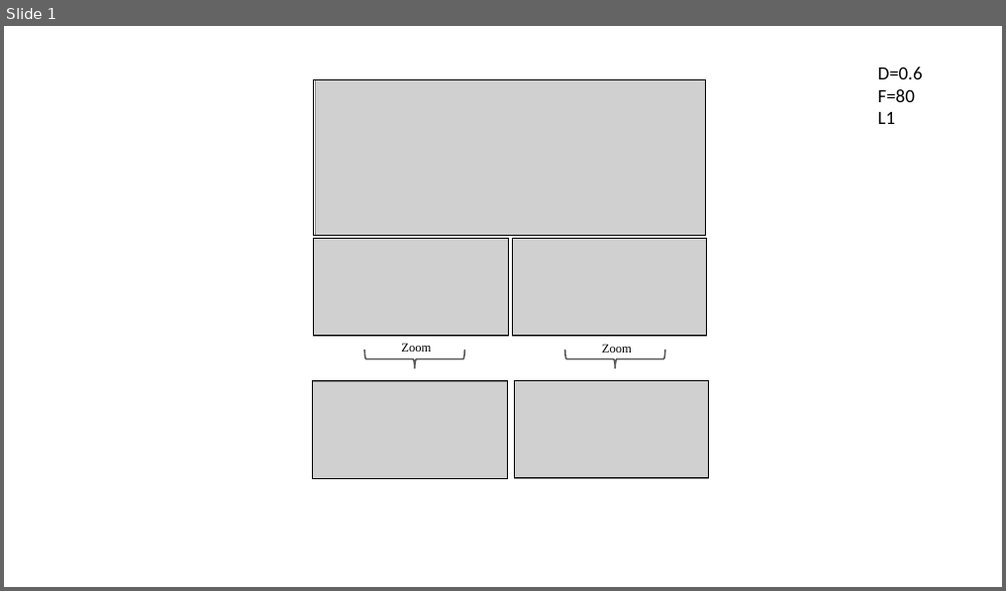
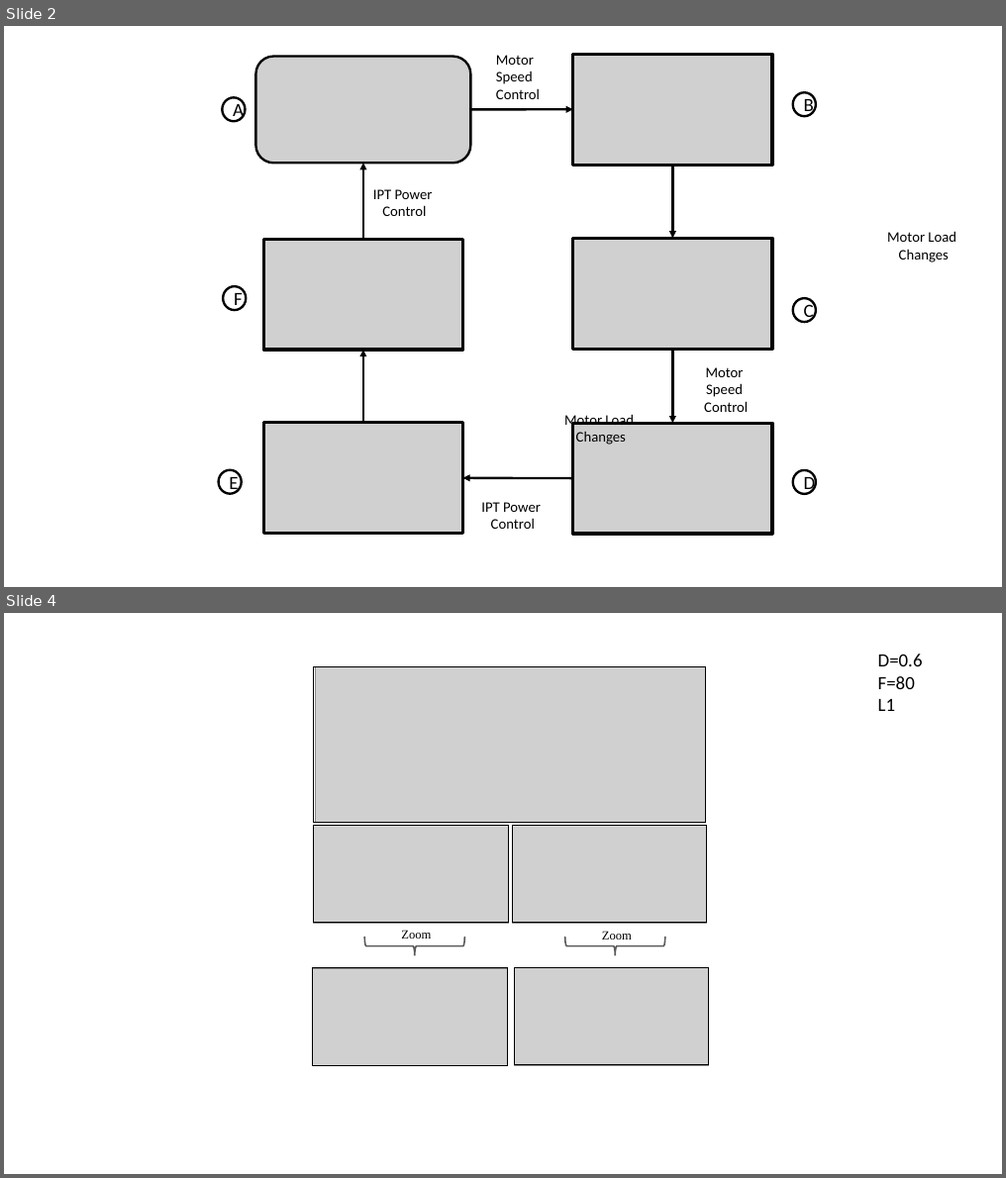
Before and after one commit to EnesAyaz/WPTMotor, a slide deck: Test-Result/2021.02.25/figure_creator2.pptx. Shown one above the other, each under a label of ours: slide 1 before the commit, slides 2 and 4 after it; the slides between them are not shown. The pictures are 1006x591 and 1006x1178 pixels, drawn with LibreOffice and Linux fonts; fonts in the diff are those of the drawing; grey boxes stand for pictures. Boxes give left, top, right and bottom in pixels: in the first picture for what was removed or moved away, otherwise in the second. Text is boxed around its words. In the diff, an @@ line names an element or a change of style, - is before the commit and + after.

```diff
--- a/Test-Result/2021.02.25/figure_creator2.pptx
+++ b/Test-Result/2021.02.25/figure_creator2.pptx
@@ slide 2 added at [4, 26, 1002, 587], background #FFFFFF @@
@@ text added at [496, 55, 540, 99], 14 pt, text #000000 @@
+Motor
+Speed
+Control
@@ picture added at [573, 54, 772, 165] @@
@@ picture added at [256, 56, 471, 163] @@
@@ ellipse added at [222, 98, 245, 122], outline #000000 2.25 pt, 18 pt, text #000000 @@
+A
@@ arrow added from (471, 110) to (573, 109), #000000 2.25 pt @@
@@ ellipse added at [793, 92, 816, 116], outline #000000 2.25 pt, 18 pt, text #000000 @@
+B
@@ arrow added from (363, 240) to (363, 163), #000000 2.25 pt @@
@@ arrow added from (672, 165) to (672, 239), #000000 2.25 pt @@
@@ text added at [373, 189, 433, 216], 14 pt, text #000000 @@
+IPT Power
+Control
@@ text added at [887, 231, 956, 263], 14 pt, text #000000 @@
+Motor Load
+Changes
@@ picture added at [263, 240, 463, 350] @@
@@ picture added at [573, 239, 772, 350] @@
@@ ellipse added at [224, 286, 247, 310], outline #000000 2.25 pt, 18 pt, text #000000 @@
+F
@@ ellipse added at [793, 298, 816, 322], outline #000000 2.25 pt, 18 pt, text #000000 @@
+C
@@ arrow added from (363, 423) to (363, 350), #000000 2.25 pt @@
@@ arrow added from (672, 349) to (672, 424), #000000 2.25 pt @@
@@ text added at [704, 368, 747, 412], 14 pt, text #000000 @@
+Motor
+Speed
+Control
@@ picture added at [263, 423, 463, 534] @@
@@ text added at [564, 412, 634, 445], 14 pt, text #000000 @@
+Motor Load
+Changes
@@ picture added at [573, 424, 772, 534] @@
@@ ellipse added at [218, 471, 242, 494], outline #000000 2.25 pt, 18 pt, text #000000 @@
+E
@@ ellipse added at [793, 471, 816, 494], outline #000000 2.25 pt, 18 pt, text #000000 @@
+D
@@ arrow added from (573, 478) to (463, 478), #000000 2.25 pt @@
@@ text added at [481, 502, 541, 529], 14 pt, text #000000 @@
+IPT Power
+Control
@@ what was slide 1 is now slide 4 @@
```
Also in this commit, not shown: 2 other slides added, 1 slide removed, 31 other files.
